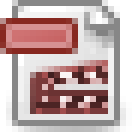
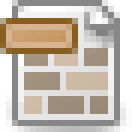
Layered file, before and after one edit (132 × 132). Changes by layer:
moved "Box" above "Video" over [0,18,78,54]
hid group "Video" (1st of 2) (3 layers) over [30,54,108,114]
added layer "Container" (50%) above "Paper" over [24,48,108,114]
added group "Paper" (1st of 2) with 2 layers over [6,18,108,114]
moved "Paper" (2nd of 2, in "Paper") into group "Paper" over [6,18,108,114]
